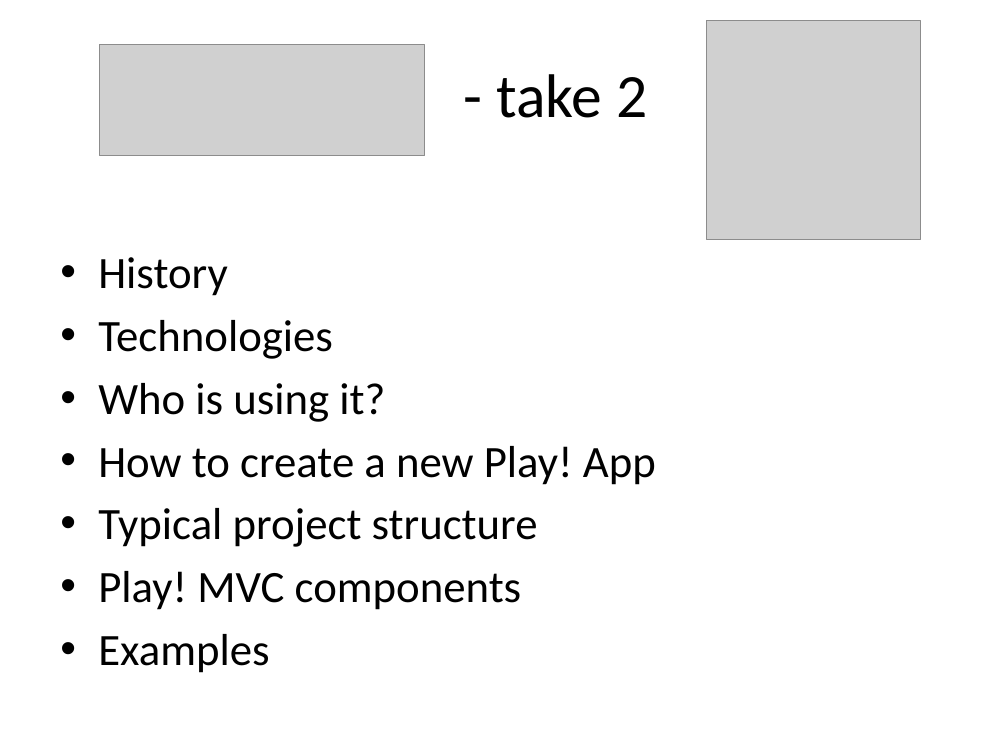
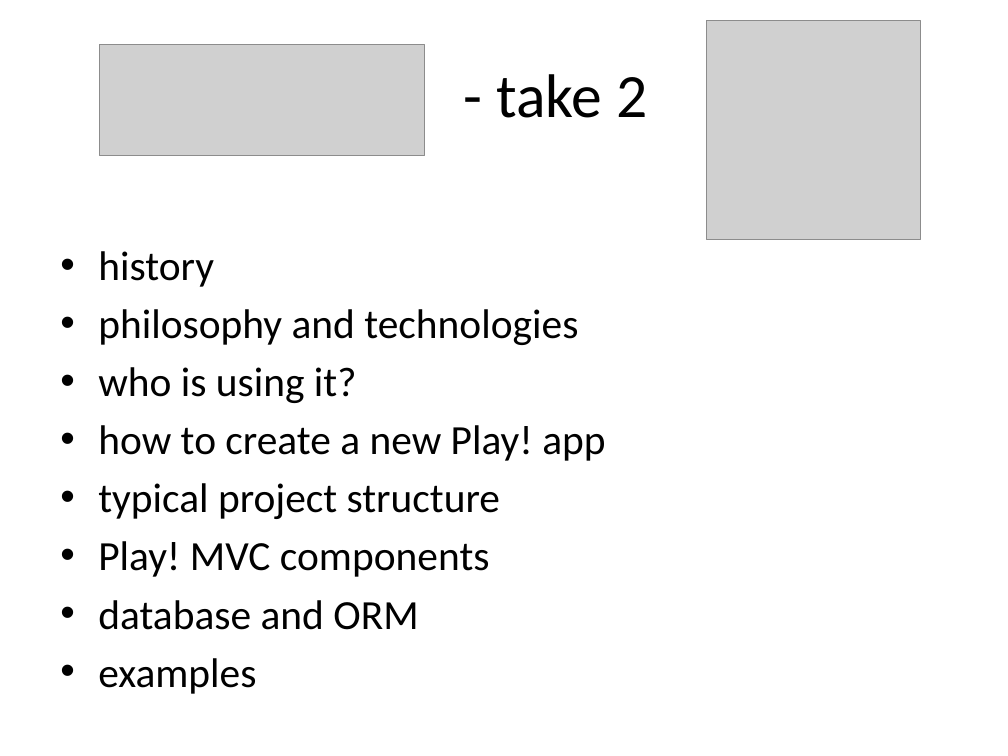
Before and after one commit to martadoberschuetz/dev_training, a slide deck: slide 1 of Play take 2.pptx. Drawn at 1008x756 pixels with LibreOffice and Linux fonts; fonts in the diff are those of the drawing; grey boxes stand for pictures. Boxes give left, top, right and bottom in pixels: in the first picture for what was removed or moved away, otherwise in the second. Text is boxed around its words. In the diff, an @@ line names an element or a change of style, - is before the commit and + after.

```diff
--- a/Play take 2.pptx
+++ b/Play take 2.pptx
@@ text at [98, 251, 605, 519]: text changed; size 32 to 29.6 pt @@
-• History
-• Technologies
-• Who is using it?
-• How to create a new Play! App
-• Typical project structure
+• history
+• philosophy and technologies
+• who is using it?
+• how to create a new Play! app
+• typical project structure
@@ text at [98, 541, 490, 577]: size 32 to 29.6 pt in "Play! MVC components" @@
@@ text at [98, 600, 418, 694]: text changed; size 32 to 29.6 pt @@
-• Examples
+• database and ORM
+• examples
```
Also in this commit, not shown: 6 other slides changed, 3 slides removed, 4 other files.
